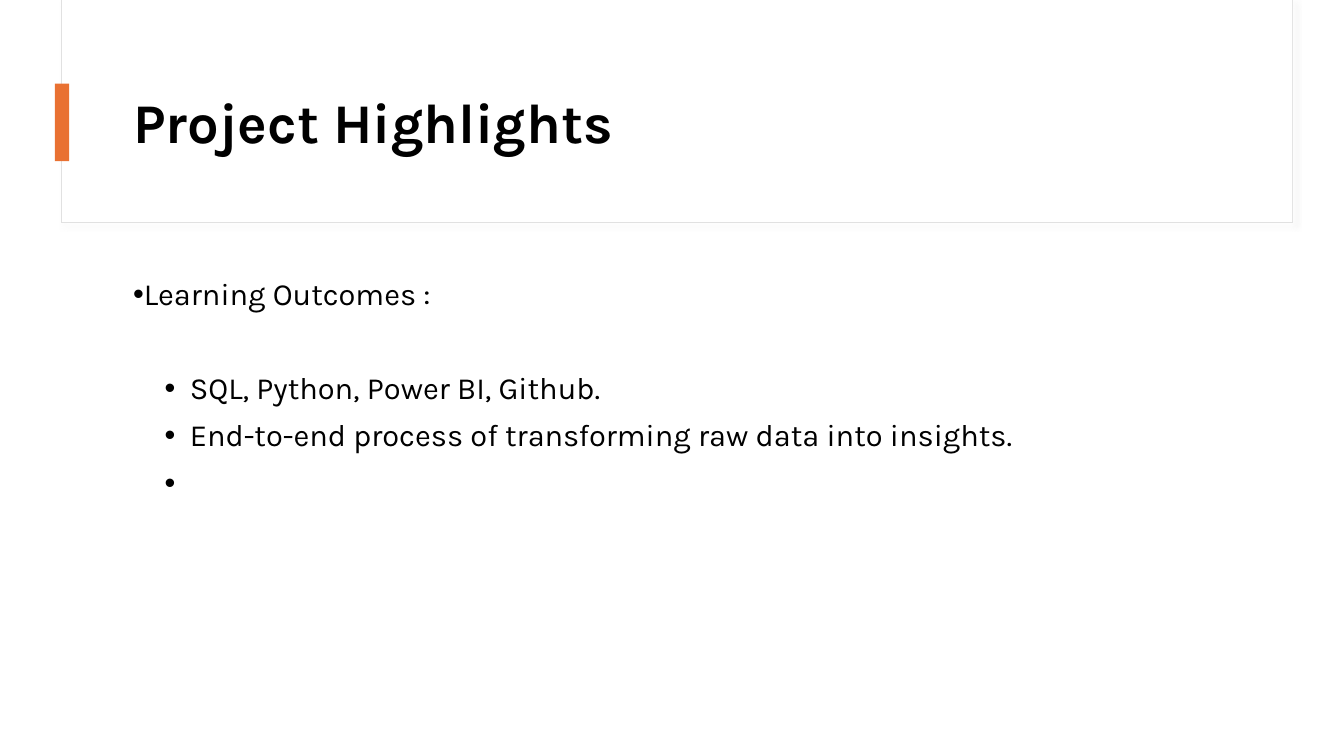
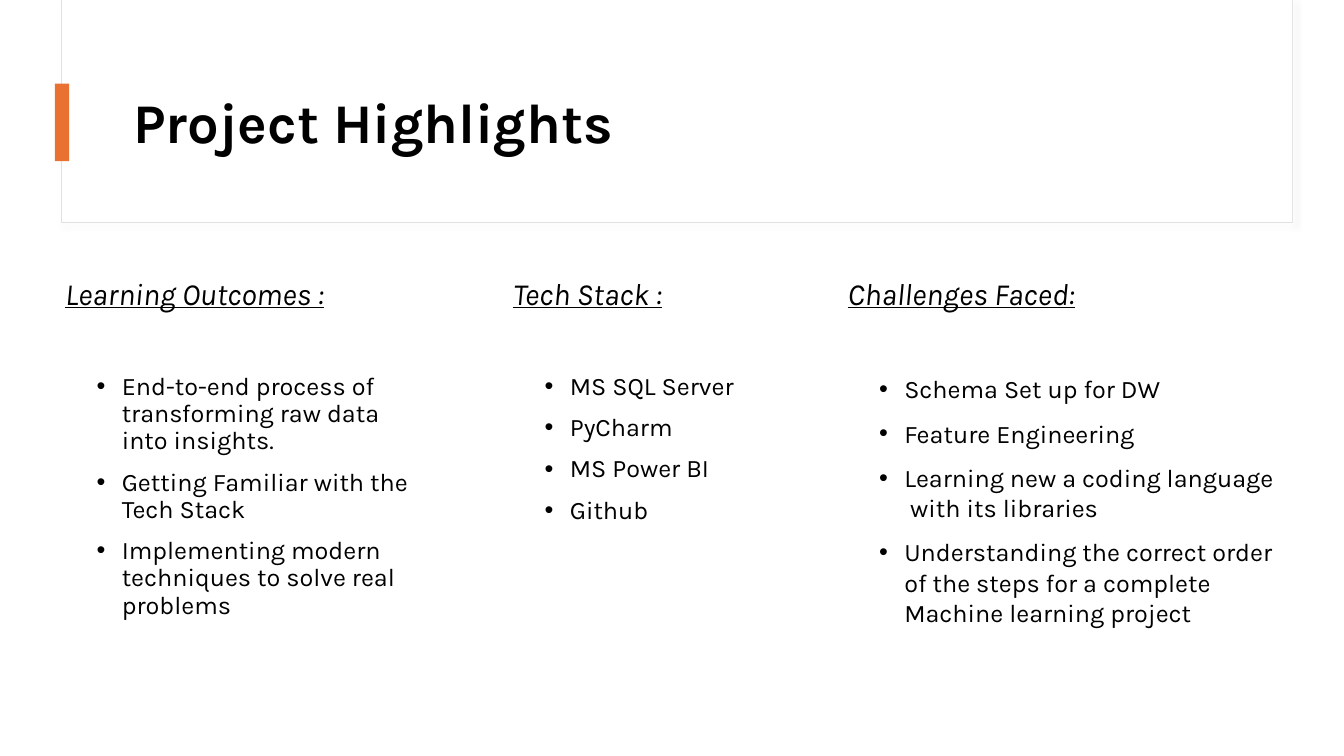
Before and after one commit to Konstant-gk/Chinook_Project, a slide deck: slide 15 of Chinook_Presentation/Project_Future_Chinook_Presentation.pptx (slide 17 before the commit). Drawn at 1344x756 pixels with LibreOffice and Linux fonts; fonts in the diff are those of the drawing. Boxes give left, top, right and bottom in pixels: in the first picture for what was removed or moved away, otherwise in the second. Text is boxed around its words. In the diff, an @@ line names an element or a change of style, - is before the commit and + after.

```diff
--- a/Chinook_Presentation/Project_Future_Chinook_Presentation.pptx
+++ b/Chinook_Presentation/Project_Future_Chinook_Presentation.pptx
@@ text "Learning Outcomes :": place and size @@
-text "Learning Outcomes :" at [144, 284, 1012, 454]
+text "Learning Outcomes :" at [65, 284, 408, 620]
@@ text at [65, 284, 379, 456]: italic on, underline on in "Learning Outcomes :"; size 22 to 18 pt in "End-to-end process of transforming raw data into ..."; bullet • to none @@
@@ text added at [513, 284, 734, 520], 18 pt, text #000000 @@
+Tech Stack :
+• MS SQL Server
+• PyCharm
+• MS Power BI
+• Github
@@ text added at [848, 284, 1274, 628], 18 pt, text #000000 @@
+Challenges Faced:
+• Schema Set up for DW
+• Feature Engineering
+• Learning new a coding language with its libraries
+• Understanding the correct order of the steps for a complete Machine learning project
@@ text at [190, 378, 600, 407]: paragraph removed @@
-• SQL, Python, Power BI, Github.
@@ text at [122, 473, 408, 620]: paragraphs added @@
+• Getting Familiar with the Tech Stack
+• Implementing modern techniques to solve real problems
```
Also in this commit, not shown: 1 other slide changed, 5 slides added, 7 slides removed.
